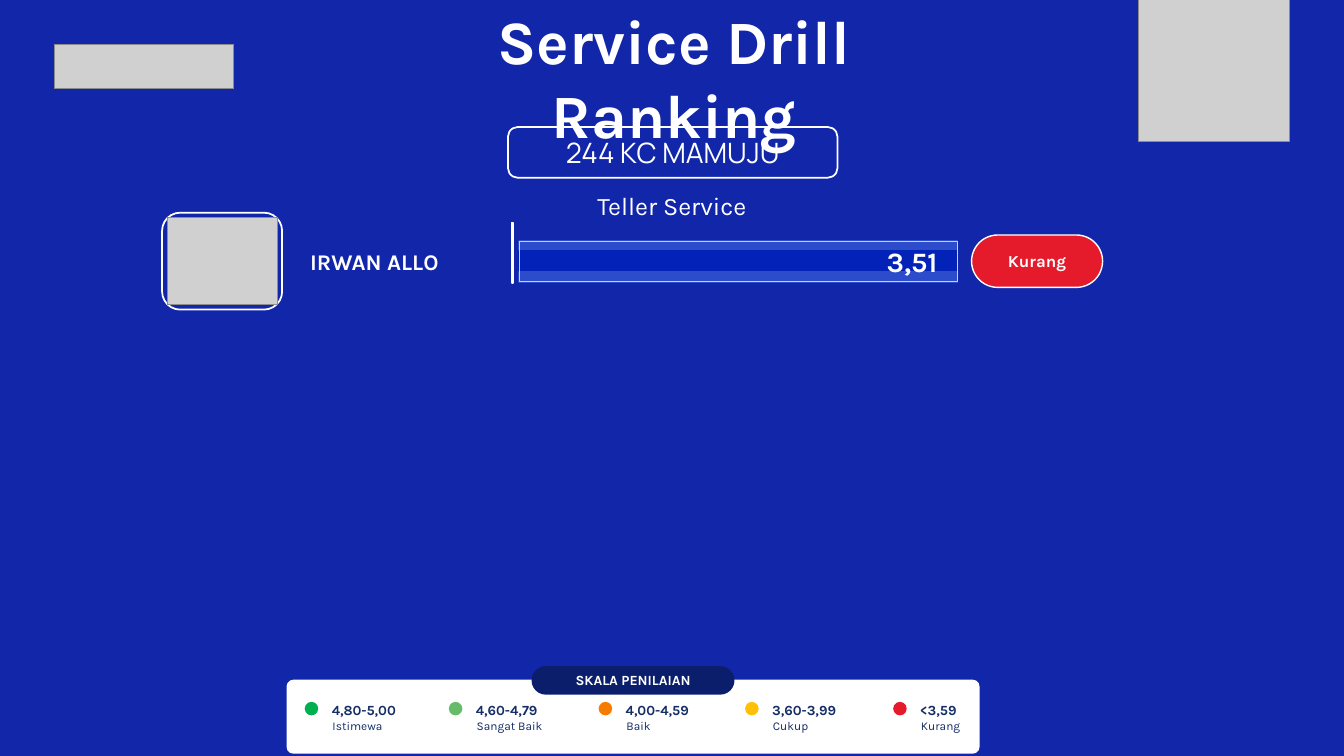
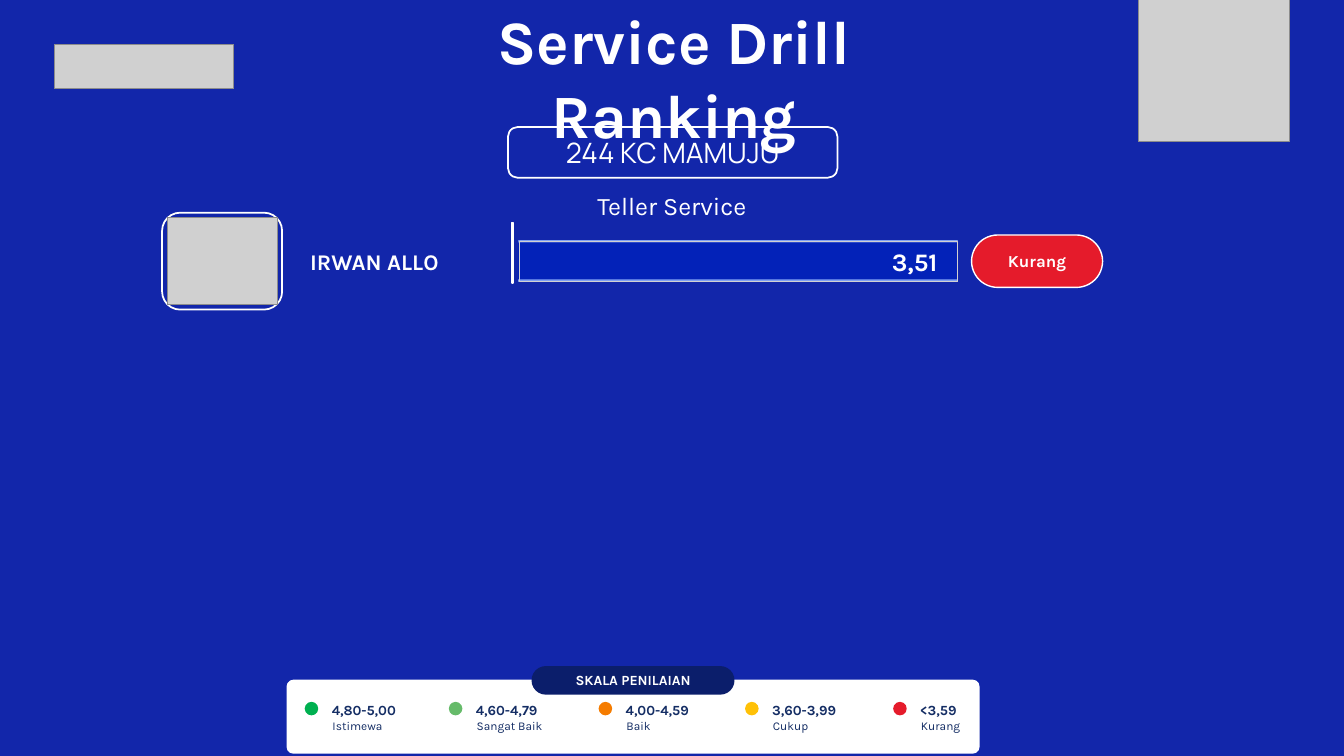
Before and after one commit to hengkiyudijanto/btn-sip, a slide deck: slide 2 of ranking-nyata.pptx. Drawn at 1344x756 pixels with LibreOffice and Linux fonts; fonts in the diff are those of the drawing; grey boxes stand for pictures; background and template pictures are left out. Boxes give left, top, right and bottom in pixels: in the first picture for what was removed or moved away, otherwise in the second. Text is boxed around its words. In the diff, an @@ line names an element or a change of style, - is before the commit and + after.

Commit message:
Ranking PPTX: pita berpendar 6,5% di kotak nilai + font nilai -2 pt
KOTAK NILAI:
- Tepi atas & bawah jadi pita tipis 'biru berpendar', masing-masing 6,5%
  tinggi kotak (dari sebelumnya 25%). Bagian tengah otomatis jadi 87%.
- Warna pita dihitung dengan mencampur warna pekat (#0322B8) ke warna
  pendar (#7FA0F3) makin terang ke arah tepi — pakai fungsi campurWarna(),
  bukan nilai yang dikarang.
- Daftar lapis kini dibuat oleh fungsi lapisKotakNilai(), jadi mengubah
  jumlah lapis cukup lewat LAPIS_PINGGIR.

PERBAIKAN PENTING:
- Setiap lapis dulu ditambah 0,01 inci supaya tidak ada celah. Sejak jumlah
  lapisnya jadi 7, tambahan itu menumpuk sehingga kotak nilainya membengkak
  jadi 122% dari tinggi seharusnya. Tambahan itu dihapus; sekarang totalnya
  tepat 100,0%. Celah tipis tidak terjadi karena lapisnya bersinggungan tepat.

FONT:
- Hanya font NILAI yang diturunkan 2 pt (20 -> 18 pt), sesuai penjelasan
  user. Sempat saya turunkan semuanya 2 pt, sudah dikembalikan: judul 44,
  posisi 18, nama 16, kategori 12, legenda angka 10, legenda nama 8,5,
  nama cabang 20 — semuanya kembali sesuai file referensi.
- Tiga ukuran yang tadinya angka langsung (label legenda 10, periode 18,
  baris ringkasan 14) kini jadi konstanta bernama.

127 unit test lulus.

```diff
--- a/ranking-nyata.pptx
+++ b/ranking-nyata.pptx
@@ text "3,51" at box(892, 254, 938, 275): size 20 to 18 pt @@
@@ rectangle: place and size @@
-rectangle at box(519, 251, 958, 272)
+rectangle at box(519, 244, 958, 279)
@@ rectangle: place and size @@
-rectangle at box(519, 241, 958, 252)
+rectangle at box(519, 243, 958, 244)
@@ rectangle added at box(519, 241, 958, 242), fill #7FA0F3, outline #7FA0F3 1 pt @@
@@ rectangle added at box(519, 242, 958, 243), fill #5676DF, outline #5676DF 1 pt @@
@@ rectangle: place and size @@
-rectangle at box(519, 271, 958, 282)
+rectangle at box(519, 279, 958, 280)
@@ rectangle at box(519, 279, 958, 280): fill #2C4CCC to #5676DF; outline #2C4CCC 1 pt to #5676DF 1 pt @@
@@ rectangle added at box(519, 280, 958, 281), fill #7FA0F3, outline #7FA0F3 1 pt @@
```
Also in this commit, not shown: 6 other files.
